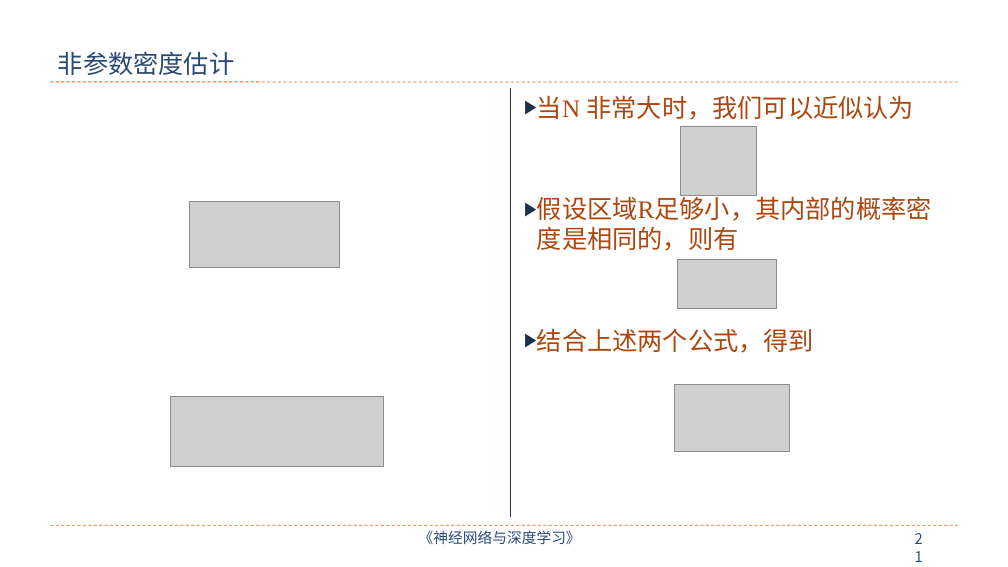
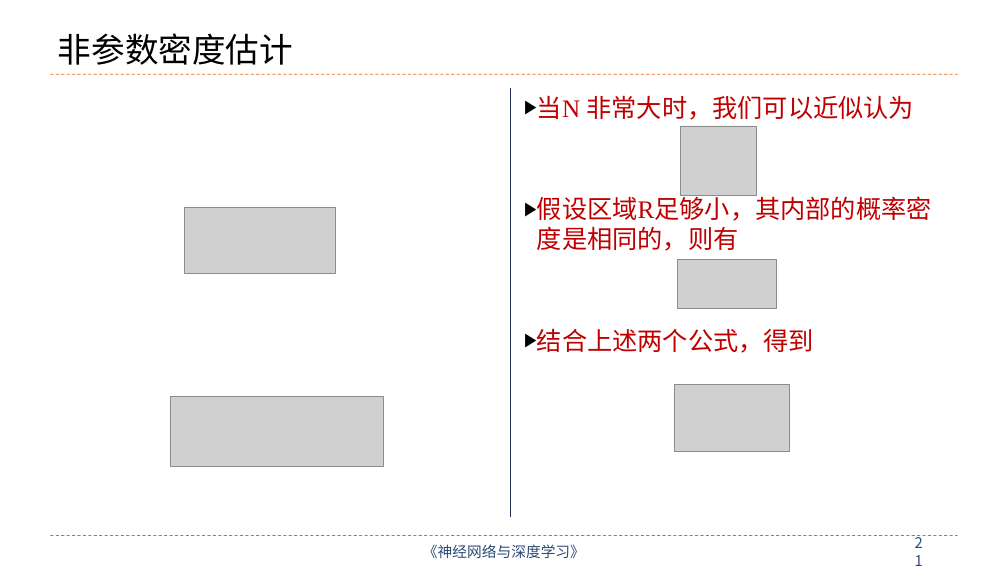
Before and after one commit to nndl/nndl.github.io, a slide deck: slide 21 of ppt/chap-无监督学习.pptx. Drawn at 1008x567 pixels with LibreOffice and Linux fonts; fonts in the diff are those of the drawing; grey boxes stand for pictures. Boxes give left, top, right and bottom in pixels: in the first picture for what was removed or moved away, otherwise in the second. Text is boxed around its words. In the diff, an @@ line names an element or a change of style, - is before the commit and + after.

```diff
--- a/ppt/chap-无监督学习.pptx
+++ b/ppt/chap-无监督学习.pptx
@@ title "非参数密度估计" at (x1=58, y1=33, x2=293, y2=65): size 24 to 32 pt, text colour #2A4A75 to #000000 @@
@@ line moved from (51, 82) - (958, 82) to (51, 74) - (958, 74) @@
@@ text "当N 非常大时，我们可以近似认为" at (x1=537, y1=95, x2=932, y2=353): text colour #AD470F to #C00000; bullet colour #1C314E to #000000 @@
@@ picture moved from (x1=189, y1=202, x2=340, y2=268) to (x1=185, y1=208, x2=335, y2=274) @@
@@ line moved from (51, 526) - (958, 526) to (51, 535) - (958, 535) @@
@@ text "《神经网络与深度学习》" at (x1=423, y1=544, x2=585, y2=558): vertical alignment top to middle @@
@@ text "《神经网络与深度学习》" moved from (x1=419, y1=530, x2=581, y2=544) to (x1=423, y1=544, x2=585, y2=558) @@
@@ page number moved from (x1=907, y1=526, x2=938, y2=552) to (x1=907, y1=539, x2=938, y2=565) @@
@@ page number at (x1=907, y1=539, x2=938, y2=565): vertical alignment top to middle @@
```
Also in this commit, not shown: 26 other slides changed, 1 slide added, 1 slide removed, 3 other files.
